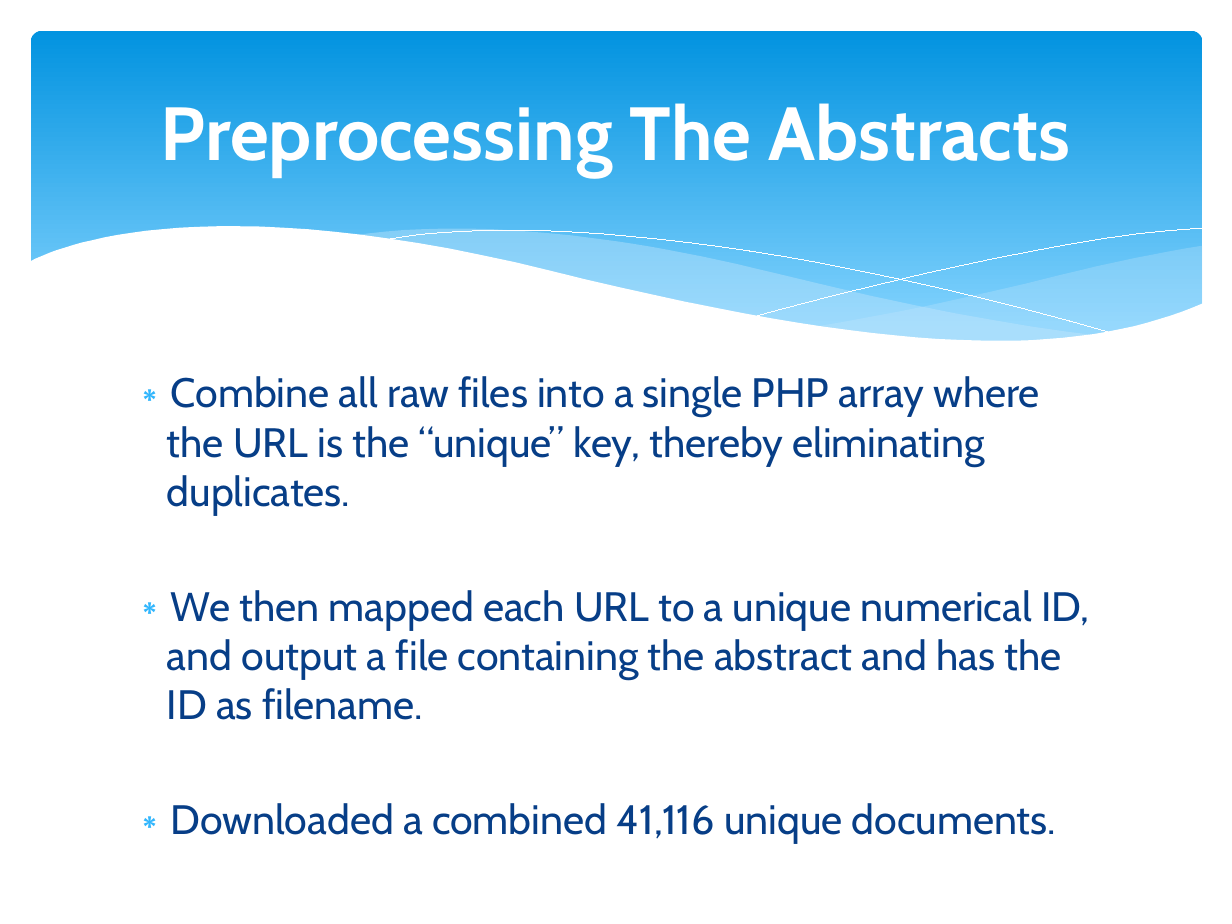
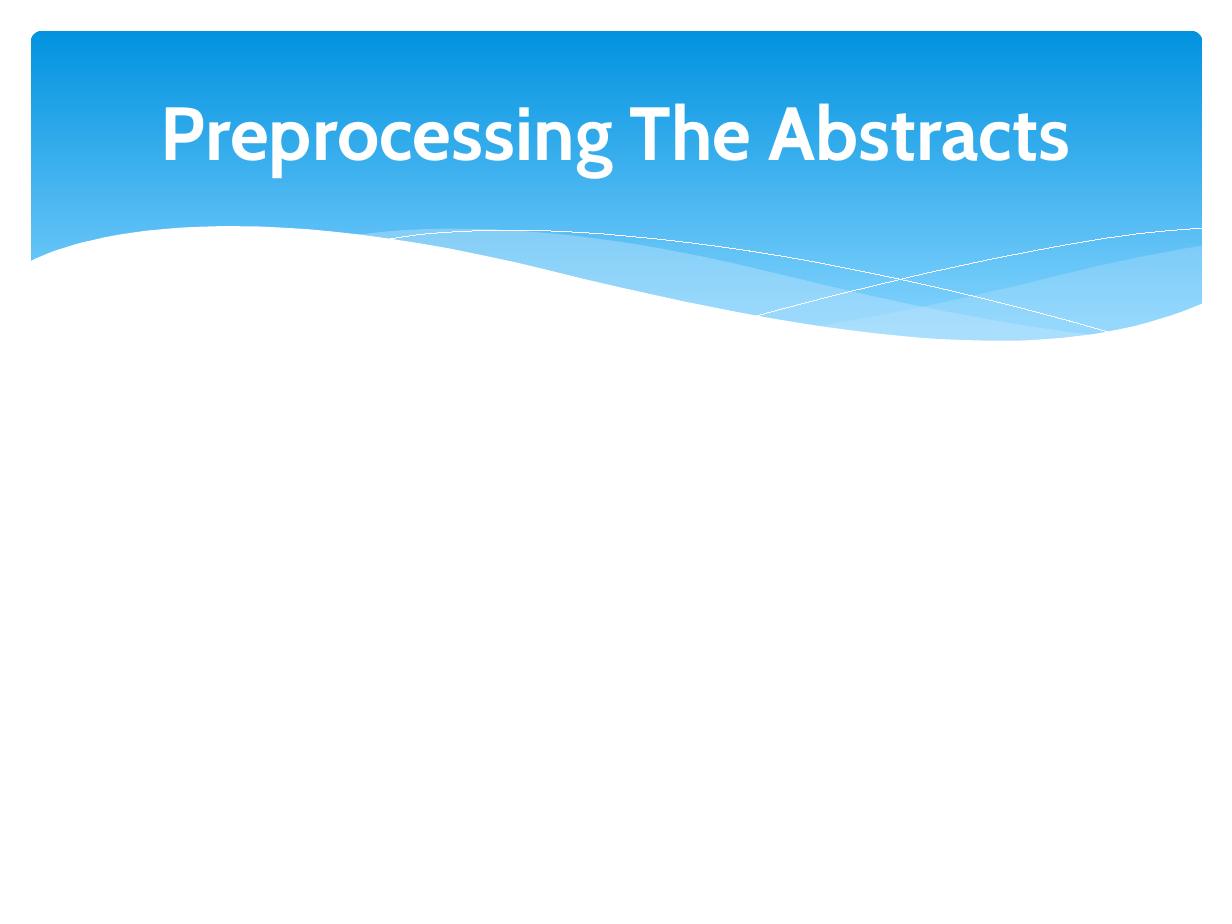
Before and after one commit to Mletter1/Challenge1, a slide deck: slide 3 of Presentation.pptx. Drawn at 1232x924 pixels with LibreOffice and Linux fonts; fonts in the diff are those of the drawing. Boxes give left, top, right and bottom in pixels: in the first picture for what was removed or moved away, otherwise in the second. Text is boxed around its words. In the diff, an @@ line names an element or a change of style, - is before the commit and + after.

```diff
--- a/Presentation.pptx
+++ b/Presentation.pptx
@@ text removed at (167,376,1090,844) @@
-∗ Combine all raw files into a single PHP array where the URL is the “unique” key, thereby eliminating duplicates.
-∗ We then mapped each URL to a unique numerical ID, and output a file containing the abstract and has the ID as filename.
-∗ Downloaded a combined 41,116 unique documents.
```
Also in this commit, not shown: 3 other slides changed, 1 slide added, 2 slides removed, 1 other file.
